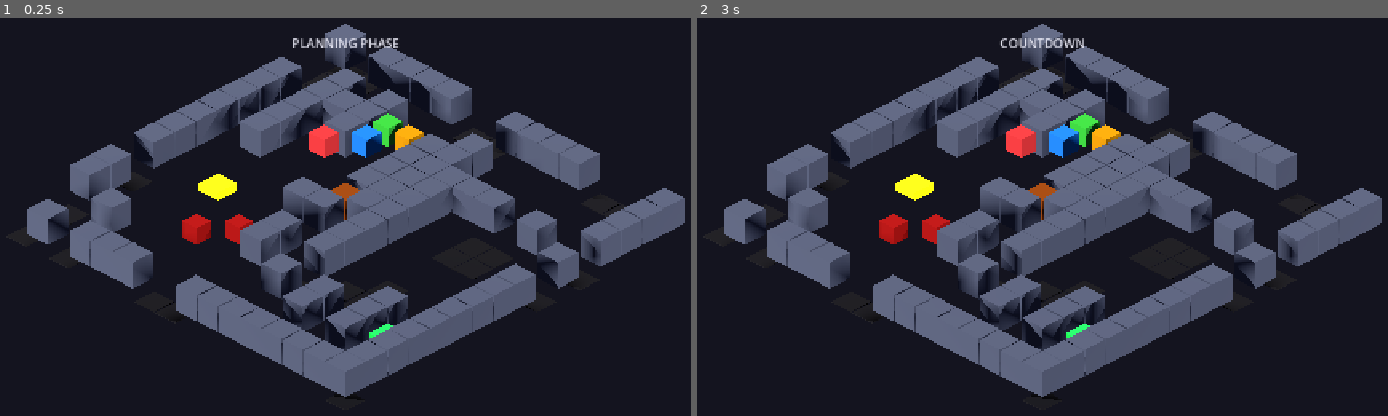
Above: before the commit, frames 1-2 (left to right).
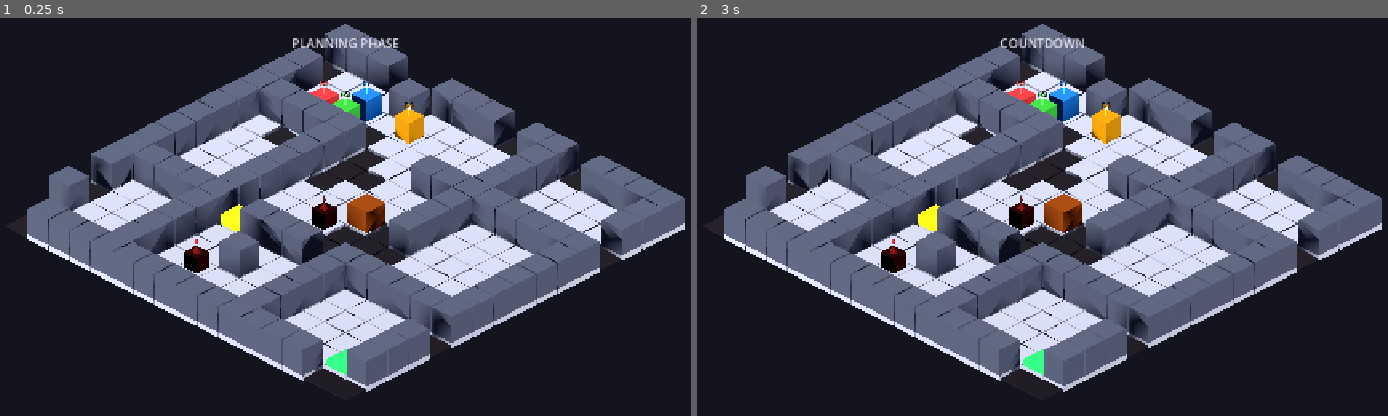
Above: after the commit, the same moments.

Repository: afaucher/goto
Game: Godot game, scene res://scenes/main.tscn
The game is run twice, just before and just after one commit, with the same random seed, the same clock (stepped at 60 frames per second) and the same inputs.
Inputs (mouse positions are in pixels of both pictures, inside the frame that each line leads up to):
- Up to frame 1 (0.25 s): no input
- Up to frame 2 (3 s): tap Enter at 0.5 s; move the mouse to (1215, 213) at 0.52 s; tap Space (start_round) at 0.6, 1.25, 2, 2.1, 2.75 s; click (1215, 213) at 0.67 s; drag from (883, 256) to (1001, 324) at 1.27 s; move the mouse to (1125, 133) at 2.02 s; click (1125, 133) at 2.17 s; drag from (1001, 324) to (800, 165) at 2.77 s

The runs differ from the first frame. In frame 1, 34% of the frame differs, in the area x 3-100%, y 4-96%; in frame 2, 34%.

Commit message:
Fix level gen, entity visuals, camera rotation
- Rewrote level generator: room-based layout with wall dividers + doorways
- Gap clusters are now distinct circular areas instead of scattered
- Fixed gap/floor tile Y alignment in level renderer
- Fixed camera rotation: use _input instead of _unhandled_input
- Robots: added antenna with glowing tip, eye pupils, floating label (R1-R4)
- Enemies: dark red body with spike, larger red eye, floating E label
- Clear visual distinction between robots and enemies

Diff:
--- a/scripts/camera_controller.gd
+++ b/scripts/camera_controller.gd
@@ -19,7 +19,6 @@
 
 var _is_rotating: bool = false
 var _is_panning: bool = false
-var _last_mouse_pos: Vector2 = Vector2.ZERO
 
 
 func _ready() -> void:
@@ -28,29 +27,35 @@
 	_update_transform()
 
 
-func _unhandled_input(event: InputEvent) -> void:
+## Use _input instead of _unhandled_input so UI doesn't eat mouse events
+func _input(event: InputEvent) -> void:
 	if event is InputEventMouseButton:
 		var mb: InputEventMouseButton = event as InputEventMouseButton
 		if mb.button_index == MOUSE_BUTTON_RIGHT:
 			_is_rotating = mb.pressed
-			_last_mouse_pos = mb.position
+			if mb.pressed:
+				get_viewport().set_input_as_handled()
 		elif mb.button_index == MOUSE_BUTTON_MIDDLE:
 			_is_panning = mb.pressed
-			_last_mouse_pos = mb.position
+			if mb.pressed:
+				get_viewport().set_input_as_handled()
 		elif mb.button_index == MOUSE_BUTTON_WHEEL_UP:
 			_zoom_distance = maxf(min_zoom, _zoom_distance - zoom_speed)
 			size = _zoom_distance
 			_update_transform()
+			get_viewport().set_input_as_handled()
 		elif mb.button_index == MOUSE_BUTTON_WHEEL_DOWN:
 			_zoom_distance = minf(max_zoom, _zoom_distance + zoom_speed)
 			size = _zoom_distance
 			_update_transform()
+			get_viewport().set_input_as_handled()
 
 	elif event is InputEventMouseMotion:
 		var mm: InputEventMouseMotion = event as InputEventMouseMotion
 		if _is_rotating:
 			_orbit_angle += mm.relative.x * rotate_speed
 			_update_transform()
+			get_viewport().set_input_as_handled()
 		elif _is_panning:
 			# Pan along the ground plane
 			var right: Vector3 = global_transform.basis.x
@@ -58,6 +63,7 @@
 			_pivot += right * mm.relative.x * pan_speed * (_zoom_distance / 15.0)
 			_pivot += forward * mm.relative.y * pan_speed * (_zoom_distance / 15.0)
 			_update_transform()
+			get_viewport().set_input_as_handled()
 
 
 func _update_transform() -> void:
--- a/scripts/enemy.gd
+++ b/scripts/enemy.gd
@@ -1,5 +1,6 @@
 ## Enemy entity for GOTO.
 ## Has a repeating instruction pattern that loops forever.
+## Visually distinct: dark red/black body, single menacing red eye, spiky silhouette, "E" label.
 class_name Enemy
 extends Node3D
 
@@ -17,6 +18,8 @@
 
 var _body_mesh: MeshInstance3D
 var _eye_mesh: MeshInstance3D
+var _label: Label3D
+var _spike_top: MeshInstance3D
 
 
 func _ready() -> void:
@@ -24,37 +27,64 @@
 
 
 func _build_visuals() -> void:
+	# Body: slightly smaller, darker, more menacing
 	_body_mesh = MeshInstance3D.new()
 	var body_box := BoxMesh.new()
-	body_box.size = Vector3(0.65, 0.65, 0.65)
+	body_box.size = Vector3(0.6, 0.6, 0.6)
 	_body_mesh.mesh = body_box
 	var body_mat := StandardMaterial3D.new()
-	body_mat.albedo_color = Color(0.8, 0.15, 0.15)
-	body_mat.roughness = 0.4
-	body_mat.metallic = 0.3
+	body_mat.albedo_color = Color(0.25, 0.08, 0.08)
+	body_mat.roughness = 0.3
+	body_mat.metallic = 0.5
 	_body_mesh.material_override = body_mat
-	_body_mesh.position = Vector3(0, 0.325, 0)
+	_body_mesh.position = Vector3(0, 0.3, 0)
 	add_child(_body_mesh)
 
-	# Single red eye (menacing)
+	# Spike on top (menacing, distinguishes from robots)
+	_spike_top = MeshInstance3D.new()
+	var spike_mesh := CylinderMesh.new()
+	spike_mesh.top_radius = 0.0
+	spike_mesh.bottom_radius = 0.12
+	spike_mesh.height = 0.25
+	_spike_top.mesh = spike_mesh
+	var spike_mat := StandardMaterial3D.new()
+	spike_mat.albedo_color = Color(0.6, 0.1, 0.1)
+	spike_mat.metallic = 0.6
+	_spike_top.material_override = spike_mat
+	_spike_top.position = Vector3(0, 0.42, 0)
+	_body_mesh.add_child(_spike_top)
+
+	# Single large red eye (menacing)
 	_eye_mesh = MeshInstance3D.new()
 	var eye_sphere := SphereMesh.new()
-	eye_sphere.radius = 0.1
-	eye_sphere.height = 0.2
+	eye_sphere.radius = 0.12
+	eye_sphere.height = 0.24
 	_eye_mesh.mesh = eye_sphere
 	var eye_mat := StandardMaterial3D.new()
 	eye_mat.albedo_color = Color(1.0, 0.0, 0.0)
 	eye_mat.emission_enabled = true
 	eye_mat.emission = Color(1.0, 0.0, 0.0)
-	eye_mat.emission_energy_multiplier = 1.5
+	eye_mat.emission_energy_multiplier = 2.0
 	_eye_mesh.material_override = eye_mat
 	_body_mesh.add_child(_eye_mesh)
 	_update_eye_position()
 
+	# Floating hostile label
+	_label = Label3D.new()
+	_label.text = "E"
+	_label.font_size = 40
+	_label.modulate = Color(1.0, 0.2, 0.2)
+	_label.outline_modulate = Color.BLACK
+	_label.outline_size = 8
+	_label.position = Vector3(0, 1.0, 0)
+	_label.billboard = BaseMaterial3D.BILLBOARD_ENABLED
+	_label.no_depth_test = true
+	add_child(_label)
+
 
 func _update_eye_position() -> void:
 	var forward := _direction_to_vector3(facing)
-	_eye_mesh.position = forward * 0.34 + Vector3(0, 0.05, 0)
+	_eye_mesh.position = forward * 0.32 + Vector3(0, 0.05, 0)
 
 
 ## Get the next instruction type from the repeating pattern.
--- a/scripts/level_generator.gd
+++ b/scripts/level_generator.gd
@@ -1,5 +1,6 @@
 ## Procedural level generator for GOTO.
 ## Generates a 2-layer voxel map: floor and walls.
+## Creates a room-based layout with walls as dividers between rooms.
 class_name LevelGenerator
 extends RefCounted
 
@@ -28,8 +29,8 @@
 
 	_init_grids()
 	_create_perimeter()
-	_generate_gaps()
-	_generate_interior_walls()
+	_generate_rooms()
+	_generate_gap_clusters()
 	_place_objectives()
 	_place_robot_spawns()
 	_place_enemies()
@@ -49,86 +50,125 @@
 
 
 func _create_perimeter() -> void:
+	# Solid wall perimeter (cleaner than random mix)
 	for x: int in range(width):
-		# Top and bottom edges: mix of walls and gaps
-		if randi() % 3 == 0:
+		wall_grid[0][x] = WallCell.WALL
+		wall_grid[height - 1][x] = WallCell.WALL
+	for y: int in range(height):
+		wall_grid[y][0] = WallCell.WALL
+		wall_grid[y][width - 1] = WallCell.WALL
+
+
+## Generate rooms by placing wall dividers with doorways
+func _generate_rooms() -> void:
+	# Subdivide the arena with a few horizontal and vertical wall lines
+	# Each wall line gets 1-2 doorway openings
+
+	# Horizontal dividers
+	var h_dividers: Array[int] = []
+	var num_h: int = randi_range(1, 2)
+	for _i: int in range(num_h):
+		var y: int = randi_range(4, height - 5)
+		# Avoid placing too close to another divider
+		var too_close: bool = false
+		for existing_y: int in h_dividers:
+			if absi(y - existing_y) < 4:
+				too_close = true
+				break
+		if too_close:
+			continue
+		h_dividers.append(y)
+		# Place wall line
+		for x: int in range(1, width - 1):
+			wall_grid[y][x] = WallCell.WALL
+		# Punch 1-2 doorways
+		var num_doors: int = randi_range(1, 2)
+		for _d: int in range(num_doors):
+			var door_x: int = randi_range(2, width - 3)
+			wall_grid[y][door_x] = WallCell.EMPTY
+			# Make doorway 2 wide for easier navigation
+			if door_x + 1 < width - 1:
+				wall_grid[y][door_x + 1] = WallCell.EMPTY
+
+	# Vertical dividers
+	var v_dividers: Array[int] = []
+	var num_v: int = randi_range(1, 2)
+	for _i: int in range(num_v):
+		var x: int = randi_range(4, width - 5)
+		var too_close: bool = false
+		for existing_x: int in v_dividers:
+			if absi(x - existing_x) < 4:
+				too_close = true
+				break
+		if too_close:
+			continue
+		v_dividers.append(x)
+		for y: int in range(1, height - 1):
+			# Don't overwrite horizontal divider doorways
+			if wall_grid[y][x] == WallCell.EMPTY:
+				wall_grid[y][x] = WallCell.WALL
+		# Punch 1-2 doorways
+		var num_doors: int = randi_range(1, 2)
+		for _d: int in range(num_doors):
+			var door_y: int = randi_range(2, height - 3)
+			wall_grid[door_y][x] = WallCell.EMPTY
+			if door_y + 1 < height - 1:
+				wall_grid[door_y + 1][x] = WallCell.EMPTY
+
+	# Add a few small wall features inside rooms (pillars, cover)
+	var pillar_count: int = randi_range(2, 5)
+	for _i: int in range(pillar_count):
+		var px: int = randi_range(2, width - 3)
+		var py: int = randi_range(2, height - 3)
+		if wall_grid[py][px] == WallCell.EMPTY and floor_grid[py][px] == FloorCell.SOLID:
+			wall_grid[py][px] = WallCell.WALL
+			# Optionally extend to L-shape
+			if randf() < 0.5:
+				var ext_dir: Vector2i = [Vector2i.RIGHT, Vector2i.DOWN].pick_random()
+				var ex: int = px + ext_dir.x
+				var ey: int = py + ext_dir.y
+				if ex > 1 and ex < width - 2 and ey > 1 and ey < height - 2:
+					if wall_grid[ey][ex] == WallCell.EMPTY:
+						wall_grid[ey][ex] = WallCell.WALL
+
+
+## Generate clustered gaps in 1-2 areas of the map
+func _generate_gap_clusters() -> void:
+	var num_clusters: int = randi_range(1, 2)
+	for _c: int in range(num_clusters):
+		# Pick a random cluster center (avoid perimeter and spawn area)
+		var cx: int = randi_range(4, width - 5)
+		var cy: int = randi_range(4, height - 5)
+		var cluster_radius: int = randi_range(2, 3)
+
+		for dy: int in range(-cluster_radius, cluster_radius + 1):
+			for dx: int in range(-cluster_radius, cluster_radius + 1):
+				var gx: int = cx + dx
+				var gy: int = cy + dy
+				if gx < 1 or gx >= width - 1 or gy < 1 or gy >= height - 1:
+					continue
+				# Circular-ish shape with some randomness
+				var dist: float = sqrt(dx * dx + dy * dy)
+				if dist <= cluster_radius and randf() < 0.7:
+					# Don't gap over walls
+					if wall_grid[gy][gx] == WallCell.EMPTY:
+						floor_grid[gy][gx] = FloorCell.GAP
+
+	# Also place some gaps along the perimeter for variety
+	for x: int in range(width):
+		if randi() % 4 == 0 and wall_grid[0][x] == WallCell.WALL:
+			wall_grid[0][x] = WallCell.EMPTY
 			floor_grid[0][x] = FloorCell.GAP
-		else:
-			wall_grid[0][x] = WallCell.WALL
-		if randi() % 3 == 0:
+		if randi() % 4 == 0 and wall_grid[height - 1][x] == WallCell.WALL:
+			wall_grid[height - 1][x] = WallCell.EMPTY
 			floor_grid[height - 1][x] = FloorCell.GAP
-		else:
-			wall_grid[height - 1][x] = WallCell.WALL
 	for y: int in range(height):
-		if randi() % 3 == 0:
+		if randi() % 4 == 0 and wall_grid[y][0] == WallCell.WALL:
+			wall_grid[y][0] = WallCell.EMPTY
 			floor_grid[y][0] = FloorCell.GAP
-		else:
-			wall_grid[y][0] = WallCell.WALL
-		if randi() % 3 == 0:
+		if randi() % 4 == 0 and wall_grid[y][width - 1] == WallCell.WALL:
+			wall_grid[y][width - 1] = WallCell.EMPTY
 			floor_grid[y][width - 1] = FloorCell.GAP
-		else:
-			wall_grid[y][width - 1] = WallCell.WALL
-
-
-## Generate clustered gaps using cellular automata
-func _generate_gaps() -> void:
-	# Seed random gaps in interior (skip perimeter)
-	for y: int in range(2, height - 2):
-		for x: int in range(2, width - 2):
-			if randf() < 0.12:
-				floor_grid[y][x] = FloorCell.GAP
-
-	# Smooth with cellular automata (3 passes)
-	for _pass: int in range(3):
-		var new_grid: Array = []
-		for y: int in range(height):
-			var row: Array = []
-			for x: int in range(width):
-				row.append(floor_grid[y][x])
-			new_grid.append(row)
-
-		for y: int in range(2, height - 2):
-			for x: int in range(2, width - 2):
-				var gap_neighbors: int = _count_gap_neighbors(x, y)
-				if gap_neighbors >= 4:
-					new_grid[y][x] = FloorCell.GAP
-				elif gap_neighbors <= 1:
-					new_grid[y][x] = FloorCell.SOLID
-		floor_grid = new_grid
-
-
-func _count_gap_neighbors(x: int, y: int) -> int:
-	var count: int = 0
-	for dy: int in range(-1, 2):
-		for dx: int in range(-1, 2):
-			if dx == 0 and dy == 0:
-				continue
-			var nx: int = x + dx
-			var ny: int = y + dy
-			if nx >= 0 and nx < width and ny >= 0 and ny < height:
-				if floor_grid[ny][nx] == FloorCell.GAP:
-					count += 1
-	return count
-
-
-## Generate interior walls to create rooms and corridors
-func _generate_interior_walls() -> void:
-	# Place some random wall segments
-	var wall_count: int = (width * height) / 12
-	for _i: int in range(wall_count):
-		var x: int = randi_range(2, width - 3)
-		var y: int = randi_range(2, height - 3)
-		if floor_grid[y][x] == FloorCell.SOLID and wall_grid[y][x] == WallCell.EMPTY:
-			wall_grid[y][x] = WallCell.WALL
-			# Extend wall in a random direction
-			var dir: Vector2i = [Vector2i.RIGHT, Vector2i.DOWN, Vector2i.LEFT, Vector2i.UP].pick_random()
-			var length: int = randi_range(1, 3)
-			for step: int in range(length):
-				var nx: int = x + dir.x * (step + 1)
-				var ny: int = y + dir.y * (step + 1)
-				if nx > 1 and nx < width - 2 and ny > 1 and ny < height - 2:
-					if floor_grid[ny][nx] == FloorCell.SOLID:
-						wall_grid[ny][nx] = WallCell.WALL
 
 
 func _place_objectives() -> void:
--- a/scripts/level_renderer.gd
+++ b/scripts/level_renderer.gd
@@ -7,7 +7,6 @@
 
 var _floor_mesh: BoxMesh
 var _wall_mesh: BoxMesh
-var _gap_mesh: BoxMesh
 
 # Materials
 var _floor_material: StandardMaterial3D
@@ -40,20 +39,20 @@
 	_wall_material.roughness = 0.6
 
 	_gap_material = StandardMaterial3D.new()
-	_gap_material.albedo_color = Color(0.05, 0.05, 0.1)
+	_gap_material.albedo_color = Color(0.08, 0.05, 0.12)
 	_gap_material.roughness = 1.0
 
 	_exit_material = StandardMaterial3D.new()
 	_exit_material.albedo_color = Color(0.1, 0.9, 0.3)
 	_exit_material.emission_enabled = true
 	_exit_material.emission = Color(0.1, 0.9, 0.3)
-	_exit_material.emission_energy_multiplier = 0.5
+	_exit_material.emission_energy_multiplier = 0.8
 
 	_key_material = StandardMaterial3D.new()
 	_key_material.albedo_color = Color(1.0, 0.85, 0.0)
 	_key_material.emission_enabled = true
 	_key_material.emission = Color(1.0, 0.85, 0.0)
-	_key_material.emission_energy_multiplier = 0.5
+	_key_material.emission_energy_multiplier = 0.8
 
 	_door_material = StandardMaterial3D.new()
 	_door_material.albedo_color = Color(0.6, 0.3, 0.1)
@@ -62,7 +61,7 @@
 
 func _create_meshes() -> void:
 	_floor_mesh = BoxMesh.new()
-	_floor_mesh.size = Vector3(TILE_SIZE * 0.95, TILE_SIZE * 0.3, TILE_SIZE * 0.95)
+	_floor_mesh.size = Vector3(TILE_SIZE * 0.95, TILE_SIZE * 0.2, TILE_SIZE * 0.95)
 
 	_wall_mesh = BoxMesh.new()
 	_wall_mesh.size = Vector3(TILE_SIZE * 0.95, WALL_HEIGHT, TILE_SIZE * 0.95)
@@ -82,7 +81,7 @@
 			if level.wall_grid[y][x] == LevelGenerator.WallCell.WALL:
 				wall_count += 1
 
-	# Build floor multimesh
+	# Build floor multimesh (includes tiles under walls)
 	_build_floor_multimesh(level, floor_count)
 	# Build wall multimesh
 	_build_wall_multimesh(level, wall_count)
@@ -110,14 +109,14 @@
 	for y: int in range(level.height):
 		for x: int in range(level.width):
 			if level.floor_grid[y][x] == LevelGenerator.FloorCell.SOLID:
-				if level.wall_grid[y][x] != LevelGenerator.WallCell.WALL:
-					var pos := Vector3(x * TILE_SIZE, 0.0, y * TILE_SIZE)
-					var t := Transform3D()
-					t.origin = pos
-					mm.set_instance_transform(idx, t)
-					idx += 1
+				# Floor sits at Y=0 (centered at -0.1 so top is at 0.0)
+				var pos := Vector3(x * TILE_SIZE, -0.1, y * TILE_SIZE)
+				var t := Transform3D()
+				t.origin = pos
+				mm.set_instance_transform(idx, t)
+				idx += 1
 
-	mm.instance_count = idx  # Trim if some floors were under walls
+	mm.instance_count = idx
 	_floor_multimesh_instance = MultiMeshInstance3D.new()
 	_floor_multimesh_instance.multimesh = mm
 	_floor_multimesh_instance.material_override = _floor_material
@@ -136,6 +135,7 @@
 	for y: int in range(level.height):
 		for x: int in range(level.width):
 			if level.wall_grid[y][x] == LevelGenerator.WallCell.WALL:
+				# Wall sits on top of floor: base at Y=0, center at WALL_HEIGHT/2
 				var pos := Vector3(x * TILE_SIZE, WALL_HEIGHT * 0.5, y * TILE_SIZE)
 				var t := Transform3D()
 				t.origin = pos
@@ -149,15 +149,14 @@
 
 
 func _build_special_tiles(level: LevelGenerator) -> void:
-	# Exit
-	var exit_pos := level.exit_position
-	_add_special_tile(exit_pos, _exit_material, 0.4)
+	# Exit - glowing green pad on the floor
+	_add_special_tile(level.exit_position, _exit_material, 0.25)
 
-	# Keys
+	# Keys - glowing gold marker
 	for key_pos: Vector2i in level.key_positions:
-		_add_special_tile(key_pos, _key_material, 0.3)
+		_add_special_tile(key_pos, _key_material, 0.35)
 
-	# Doors
+	# Doors - tall brown blocks
 	for y: int in range(level.height):
 		for x: int in range(level.width):
 			if level.wall_grid[y][x] == LevelGenerator.WallCell.DOOR_LOCKED:
@@ -170,25 +169,27 @@
 	box.size = Vector3(TILE_SIZE * 0.9, height, TILE_SIZE * 0.9)
 	mesh_inst.mesh = box
 	mesh_inst.material_override = mat
+	# Position: sits on top of floor (base at Y=0)
 	mesh_inst.position = Vector3(grid_pos.x * TILE_SIZE, height * 0.5, grid_pos.y * TILE_SIZE)
 	add_child(mesh_inst)
 	_special_tiles.append(mesh_inst)
 
 
 func _build_gap_tiles(level: LevelGenerator) -> void:
-	# Render thin dark planes where gaps are for visual clarity
+	# Render thin dark planes at floor level where gaps are
 	for y: int in range(level.height):
 		for x: int in range(level.width):
 			if level.floor_grid[y][x] == LevelGenerator.FloorCell.GAP:
 				var mesh_inst := MeshInstance3D.new()
 				var box := BoxMesh.new()
-				box.size = Vector3(TILE_SIZE * 0.95, 0.02, TILE_SIZE * 0.95)
+				box.size = Vector3(TILE_SIZE * 0.95, 0.05, TILE_SIZE * 0.95)
 				mesh_inst.mesh = box
 				mesh_inst.material_override = _gap_material
-				mesh_inst.position = Vector3(x * TILE_SIZE, -0.5, y * TILE_SIZE)
+				# Gaps at same level as floor surface (Y = -0.1)
+				mesh_inst.position = Vector3(x * TILE_SIZE, -0.1, y * TILE_SIZE)
 				add_child(mesh_inst)
 
 
-## Convert grid position to world position.
+## Convert grid position to world position (entity standing height).
 func grid_to_world(grid_pos: Vector2i) -> Vector3:
-	return Vector3(grid_pos.x * TILE_SIZE, 0.3, grid_pos.y * TILE_SIZE)
+	return Vector3(grid_pos.x * TILE_SIZE, 0.0, grid_pos.y * TILE_SIZE)
--- a/scripts/robot.gd
+++ b/scripts/robot.gd
@@ -1,5 +1,6 @@
 ## Robot entity for GOTO.
 ## Manages instruction buffer, health, facing, and grid position.
+## Visually distinct: colored cube body with two white eyes and floating label.
 class_name Robot
 extends Node3D
 
@@ -31,6 +32,8 @@
 var _eye_left: MeshInstance3D
 var _eye_right: MeshInstance3D
 var _shield_mesh: MeshInstance3D
+var _label: Label3D
+var _antenna: MeshInstance3D
 
 
 func _ready() -> void:
@@ -39,24 +42,57 @@
 
 
 func _build_visuals() -> void:
-	# Body: cube
+	var color_idx: int = clampi(robot_id, 0, ROBOT_COLORS.size() - 1)
+	var robot_color: Color = ROBOT_COLORS[color_idx]
+
+	# Body: rounded-ish cube (slightly taller)
 	_body_mesh = MeshInstance3D.new()
 	var body_box := BoxMesh.new()
-	body_box.size = Vector3(0.7, 0.7, 0.7)
+	body_box.size = Vector3(0.7, 0.8, 0.7)
 	_body_mesh.mesh = body_box
 	var body_mat := StandardMaterial3D.new()
-	var color_idx: int = clampi(robot_id, 0, ROBOT_COLORS.size() - 1)
-	body_mat.albedo_color = ROBOT_COLORS[color_idx]
+	body_mat.albedo_color = robot_color
 	body_mat.roughness = 0.3
 	body_mat.metallic = 0.2
 	_body_mesh.material_override = body_mat
-	_body_mesh.position = Vector3(0, 0.35, 0)
+	_body_mesh.position = Vector3(0, 0.4, 0)
 	add_child(_body_mesh)
 
-	# Eyes: two small white spheres on the front face
+	# Antenna on top (distinguishes from enemies)
+	_antenna = MeshInstance3D.new()
+	var ant_mesh := CylinderMesh.new()
+	ant_mesh.top_radius = 0.03
+	ant_mesh.bottom_radius = 0.03
+	ant_mesh.height = 0.3
+	_antenna.mesh = ant_mesh
+	var ant_mat := StandardMaterial3D.new()
+	ant_mat.albedo_color = robot_color * 1.3
+	ant_mat.emission_enabled = true
+	ant_mat.emission = robot_color
+	ant_mat.emission_energy_multiplier = 0.5
+	_antenna.material_override = ant_mat
+	_antenna.position = Vector3(0, 0.55, 0)
+	_body_mesh.add_child(_antenna)
+
+	# Antenna tip (glowing ball)
+	var tip := MeshInstance3D.new()
+	var tip_sphere := SphereMesh.new()
+	tip_sphere.radius = 0.06
+	tip_sphere.height = 0.12
+	tip.mesh = tip_sphere
+	var tip_mat := StandardMaterial3D.new()
+	tip_mat.albedo_color = Color.WHITE
+	tip_mat.emission_enabled = true
+	tip_mat.emission = robot_color
+	tip_mat.emission_energy_multiplier = 1.5
+	tip.material_override = tip_mat
+	tip.position = Vector3(0, 0.15, 0)
+	_antenna.add_child(tip)
+
+	# Eyes: two white spheres on the front face
 	var eye_mesh := SphereMesh.new()
-	eye_mesh.radius = 0.08
-	eye_mesh.height = 0.16
+	eye_mesh.radius = 0.09
+	eye_mesh.height = 0.18
 	var eye_mat := StandardMaterial3D.new()
 	eye_mat.albedo_color = Color.WHITE
 	eye_mat.emission_enabled = true
@@ -73,7 +109,38 @@
 	_eye_right.material_override = eye_mat
 	_body_mesh.add_child(_eye_right)
 
+	# Pupil dots (black centers)
+	var pupil_mesh := SphereMesh.new()
+	pupil_mesh.radius = 0.04
+	pupil_mesh.height = 0.08
+	var pupil_mat := StandardMaterial3D.new()
+	pupil_mat.albedo_color = Color(0.05, 0.05, 0.1)
+
+	var pupil_l := MeshInstance3D.new()
+	pupil_l.mesh = pupil_mesh
+	pupil_l.material_override = pupil_mat
+	pupil_l.position = Vector3(0, 0, 0.05)
+	_eye_left.add_child(pupil_l)
+
+	var pupil_r := MeshInstance3D.new()
+	pupil_r.mesh = pupil_mesh
+	pupil_r.material_override = pupil_mat
+	pupil_r.position = Vector3(0, 0, 0.05)
+	_eye_right.add_child(pupil_r)
+
 	_update_eye_positions()
+
+	# Floating label above robot
+	_label = Label3D.new()
+	_label.text = "R%d" % (robot_id + 1)
+	_label.font_size = 48
+	_label.modulate = robot_color
+	_label.outline_modulate = Color.BLACK
+	_label.outline_size = 8
+	_label.position = Vector3(0, 1.2, 0)
+	_label.billboard = BaseMaterial3D.BILLBOARD_ENABLED
+	_label.no_depth_test = true
+	add_child(_label)
 
 	# Shield visual (hidden by default)
 	_shield_mesh = MeshInstance3D.new()
@@ -88,7 +155,7 @@
 	shield_mat.emission = Color(0.2, 0.5, 1.0)
 	shield_mat.emission_energy_multiplier = 0.3
 	_shield_mesh.material_override = shield_mat
-	_shield_mesh.position = Vector3(0, 0.35, 0)
+	_shield_mesh.position = Vector3(0, 0.4, 0)
 	_shield_mesh.visible = false
 	add_child(_shield_mesh)
 
@@ -97,8 +164,8 @@
 	# Eyes always face the robot's direction
 	var forward: Vector3 = _direction_to_vector3(facing)
 	var right: Vector3 = forward.cross(Vector3.UP)
-	_eye_left.position = forward * 0.36 + right * 0.12 + Vector3(0, 0.1, 0)
-	_eye_right.position = forward * 0.36 - right * 0.12 + Vector3(0, 0.1, 0)
+	_eye_left.position = forward * 0.36 + right * 0.14 + Vector3(0, 0.1, 0)
+	_eye_right.position = forward * 0.36 - right * 0.14 + Vector3(0, 0.1, 0)
 
 
 func _init_buffer() -> void:
